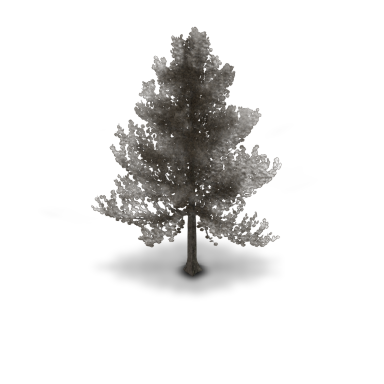
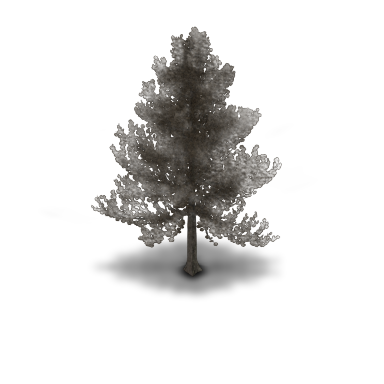
The second 384x384 image is a revision of the first. Changes to its layers:
removed layer "Copy" over [91,26,282,272]
removed layer "Hue/Saturation 1 copy 5" (was 43%) over [91,26,282,276]
added layer "Group 1 copy 4" above "Group 1 copy 2" over [91,26,282,277]
added layer "Group 1 copy 2" above "Group 1" over [91,121,283,300]
added group "Group 1" with 6 layers over [91,26,283,300]
moved "Layer 0 copy" into group "Group 1" over [91,26,282,277]
moved "Layer 0" into group "Group 1" over [91,26,282,277]
removed layer "Hue/Saturation 5" over [91,121,283,286]
moved "Hue/Saturation 6 copy" into group "Group 1" over [91,247,283,300]
moved "Hue/Saturation 6" into group "Group 1" over [91,231,283,287]
added layer "Layer 2 copy" in group "Group 1" over [91,26,283,300]
